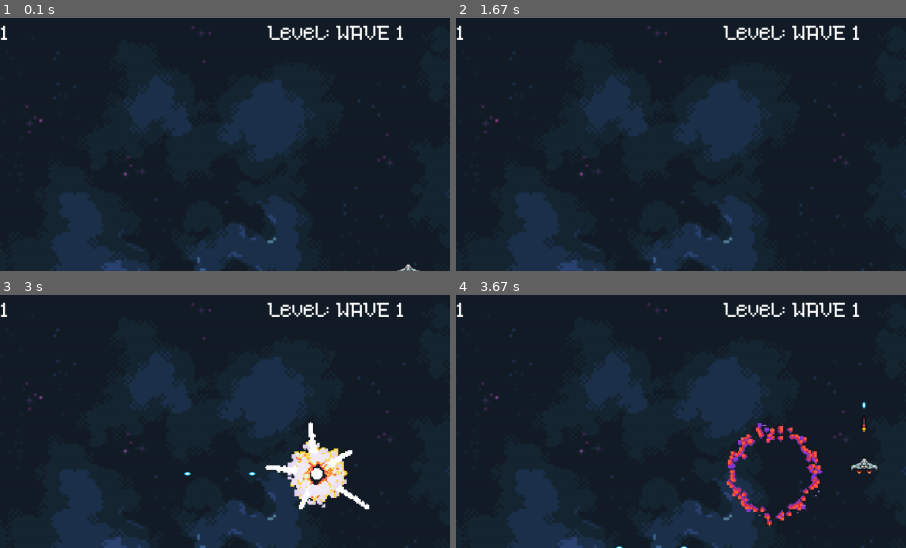
Above: before the commit, frames 1-4 (two rows, left to right).
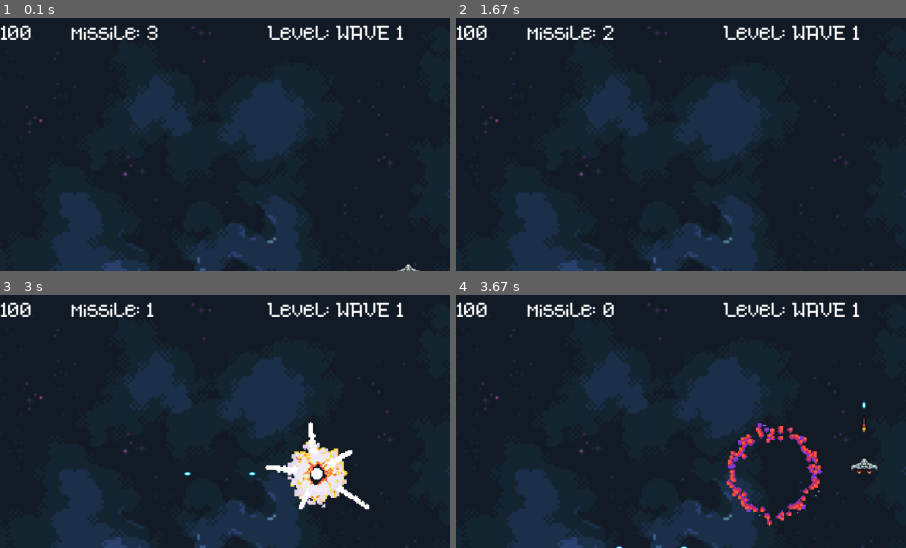
Above: after the commit, the same moments.

Repository: NameYef/Space-Pygame
Game: pygame game, started from game.py
Same seed, same stepped clock (60 frames per second), same inputs: the game is played once before the commit and once after it.
Inputs:
- Up to frame 1 (0.1 s): no input
- Up to frame 2 (1.67 s): tap Space at 0.33, 0.73, 1.03, 1.23, 1.57 s; hold D 0.67-1.13 s; tap Shift at 0.82 s; hold W 1.17-1.47 s; hold D from 1.5 s (still down)
- Up to frame 3 (3 s): tap Space at 1.87, 2.07, 2.37, 2.63, 2.97 s; release D at 1.97 s; hold A 2-2.53 s; tap Shift at 2.15 s; hold S 2.57-2.87 s; hold A from 2.9 s (still down)
- Up to frame 4 (3.67 s): tap Space at 3.27, 3.4 s; release A at 3.3 s; hold W from 3.33 s (still down); tap Shift at 3.48 s
The pictures show only the part of the screen within x 5-55%, y 0-50%; the shares and areas given below are measured in that part.

The runs differ from the first frame. In frame 1, 0.8% of the frame differs, in the area x 1-36%, y 2-9%; in frame 2, 0.7%; in frame 3, 0.7%; in frame 4, 0.8%.

Commit message:
Game balancing

Diff:
--- a/Player.py
+++ b/Player.py
@@ -67,8 +67,8 @@
         self.mspeed = 1.5
         self.maxlspeed = 12
         self.maxmspeed = 5
-        self.hp = 1
-        self.maxhp = 1000
+        self.hp = 100
+        self.maxhp = 200
         self.atk = 1
         self.matk = 10
         self.maxatk = 15
--- a/game.py
+++ b/game.py
@@ -55,8 +55,6 @@
 
     def generate_enemy(self):
 
-
-
         if self.difficulty == "EASY":
             if self.wave == "ENDLESS":
                 if self.gametime - self.difficulty_up >= 9000:
@@ -64,8 +62,8 @@
                     self.difficulty_factor["speed"] += 0.005
                     self.difficulty_factor["lspeed"] += 0.0025
                     self.difficulty_factor["shoot_speed"] -= 0.015
-                    self.difficulty_factor["hp"] += 0.02
-                    self.difficulty_factor["atk"] += 0.02
+                    self.difficulty_factor["hp"] += 0.05
+                    self.difficulty_factor["atk"] += 0.05
                     self.difficulty_factor["spawn"] += 0.05
                     # print(self.difficulty_factor)
             if self.gametime / 1000 < 20:
@@ -253,7 +251,7 @@
         if self.gametime - self.item_last_spawn > 5000:
 
             items = [Heart(self.width,self.height,self.gametime), Speed(self.width,self.height,self.gametime), Lspeed(self.width,self.height,self.gametime), Attack(self.width,self.height,self.gametime), Auto(self.width,self.height,self.gametime)]
-            weights = [0.5, 0.15, 0.15, 0.15, 0.05] if self.wave != "endless" else [0.5, 0.05, 0.05, 0.2, 0.2]
+            weights = [0.5, 0.15, 0.15, 0.15, 0.05] if self.wave != "ENDLESS" else [0.55, 0.1, 0.1, 0.15, 0.1]
             self.items.add(random.choices(population= items, weights = weights, k=1))
 
             self.item_last_spawn = self.gametime
@@ -262,7 +260,7 @@
         if self.gametime - self.powerup_last_spawn > self.powerup_interval * 1000:
             if self.player.weapon != 4:
                 self.powerup_last_spawn = self.gametime
-                self.powerup_interval = random.randint(35,60)
+                self.powerup_interval = random.randint(45,70)
                 self.items.add(WeaponUp(self.width, self.height, self.gametime))
                 self.items.add(MissilesItem(self.width, self.height, self.gametime))
             else:
@@ -429,6 +427,11 @@
         level_rect.topleft = (550, 10)
         screen.blit(level, level_rect)
 
+        missile_no = font.render(f"missile: {main_game.player.missiles_no}", True, (255, 255, 255))
+        missile_no_rect = missile_no.get_rect()
+        missile_no_rect.topleft = (200, 10)
+        screen.blit(missile_no, missile_no_rect)
+
         # print(f"gametime: {gamemanager.gametime}, current time:{current_time}, paused:{time_at_paused}, unpaused:{time_at_unpaused}")
         # print(f"atk: {main_game.player.atk}, matk:{main_game.player.matk}")
         pygame.display.flip()
